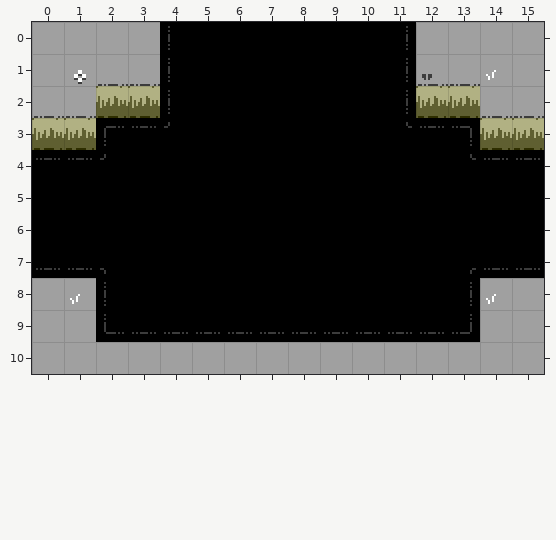
Level history. Tiled map: art/rooms/GrassyTest_Standard_NEW.tmx. Above is the file before it was changed.
Cells are 16x16 px. Shown: x 0..15, y 0..10.
After:
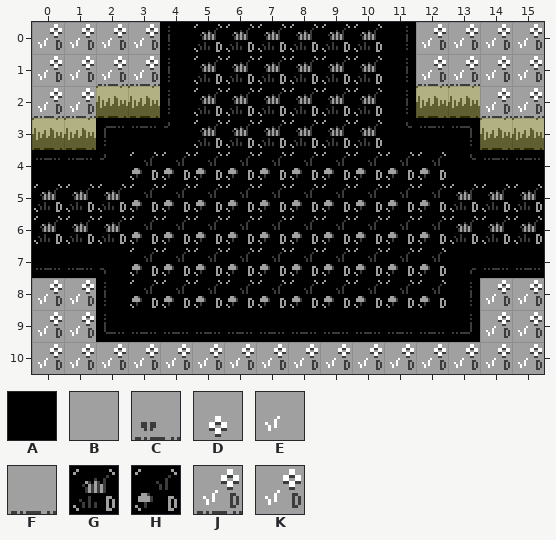
Key: from "DiscoFloorTiles": A 0 "floor"; from "MapTiles": B 2 "map", C 18 "map", D 22 "map", E 23 "map", F 24 "map"; from "TechnicalTiles": G 1 "detail", H 3 "detail", J 17 "detail", K 18 "detail".
_ is an empty cell.
From the commit log: Add in a bunch of technical tiles in prep for the new room/floor gen
Changes in this commit:
Layer "Base":
y 0: x 0..3 BBBB -> KKKK; x 5..10 AAAAAA -> GGGGGG; x 12..15 BBBB -> KKKK
y 1: x 0..3 BDFF -> KKJJ; x 5..10 AAAAAA -> GGGGGG; x 12..15 CFEB -> JJKK
y 2: x 0..1 FF -> JJ; x 5..10 AAAAAA -> GGGGGG; x 14..15 FF -> JJ
y 3: x 5..10 AAAAAA -> GGGGGG
y 4: x 3..12 AAAAAAAAAA -> HHHHHHHHHH
y 5..6: x 0..15 AAAAAAAAAAAAAAAA -> GGGHHHHHHHHHHGGG
y 7: x 3..12 AAAAAAAAAA -> HHHHHHHHHH
y 8: x 0..1 BE -> KK; x 3..12 AAAAAAAAAA -> HHHHHHHHHH; x 14..15 EB -> KK
y 9: x 0..1 BB -> KK; x 14..15 BB -> KK
y 10: x 0..15 BBBBBBBBBBBBBBBB -> KKKKKKKKKKKKKKKK
